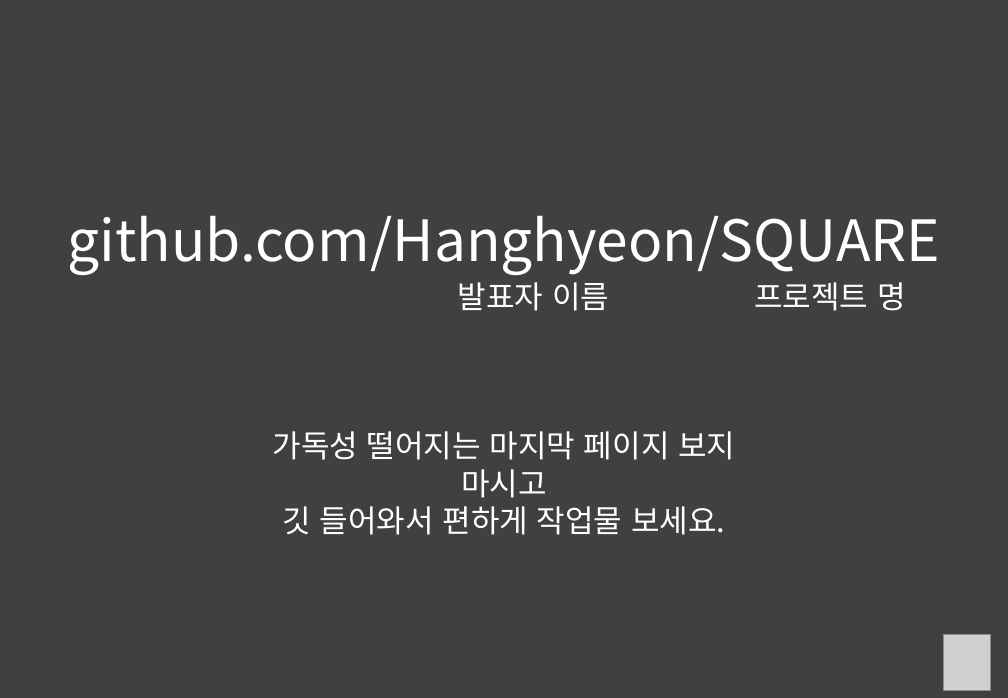
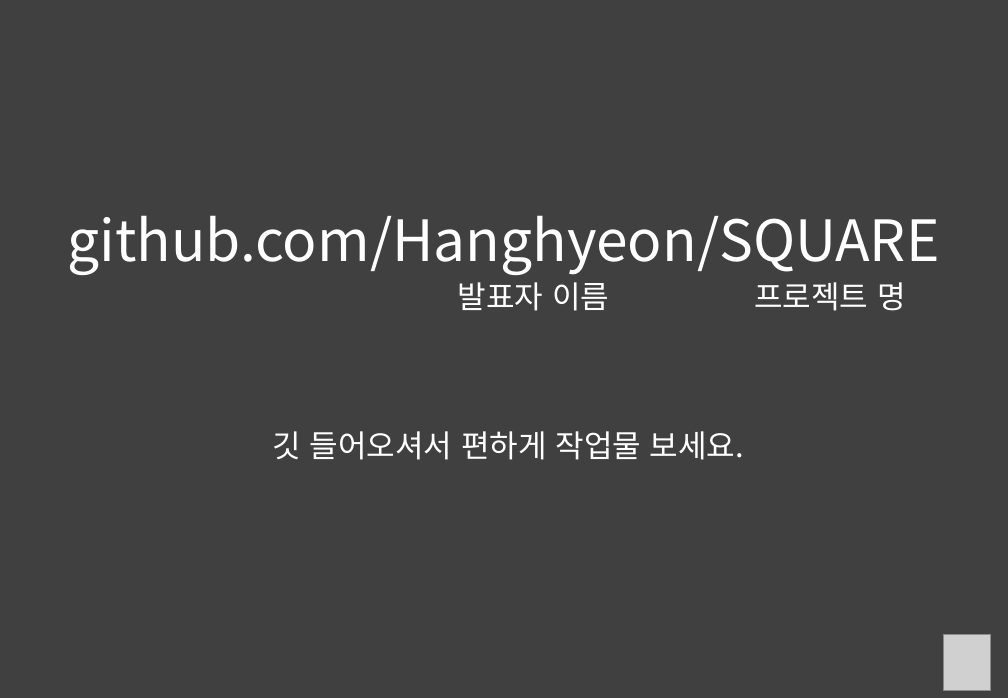
Before and after one commit to Hanghyeon/SQUARE, a slide deck: slide 28 of User_OtherFiles/포폴 발표 준비/2017_NCIA.pptx (slide 22 before the commit). Drawn at 1008x698 pixels with LibreOffice and Linux fonts; fonts in the diff are those of the drawing; grey boxes stand for pictures. Boxes give left, top, right and bottom in pixels: in the first picture for what was removed or moved away, otherwise in the second. Text is boxed around its words. In the diff, an @@ line names an element or a change of style, - is before the commit and + after.

```diff
--- a/User_OtherFiles/포폴 발표 준비/2017_NCIA.pptx
+++ b/User_OtherFiles/포폴 발표 준비/2017_NCIA.pptx
@@ text at [273,431,744,460]: text changed @@
-가독성 떨어지는 마지막 페이지 보지 마시고
-깃 들어와서 편하게 작업물 보세요.
+깃 들어오셔서 편하게 작업물 보세요.
```
Also in this commit, not shown: 4 other slides changed, 11 slides added, 5 slides removed.
